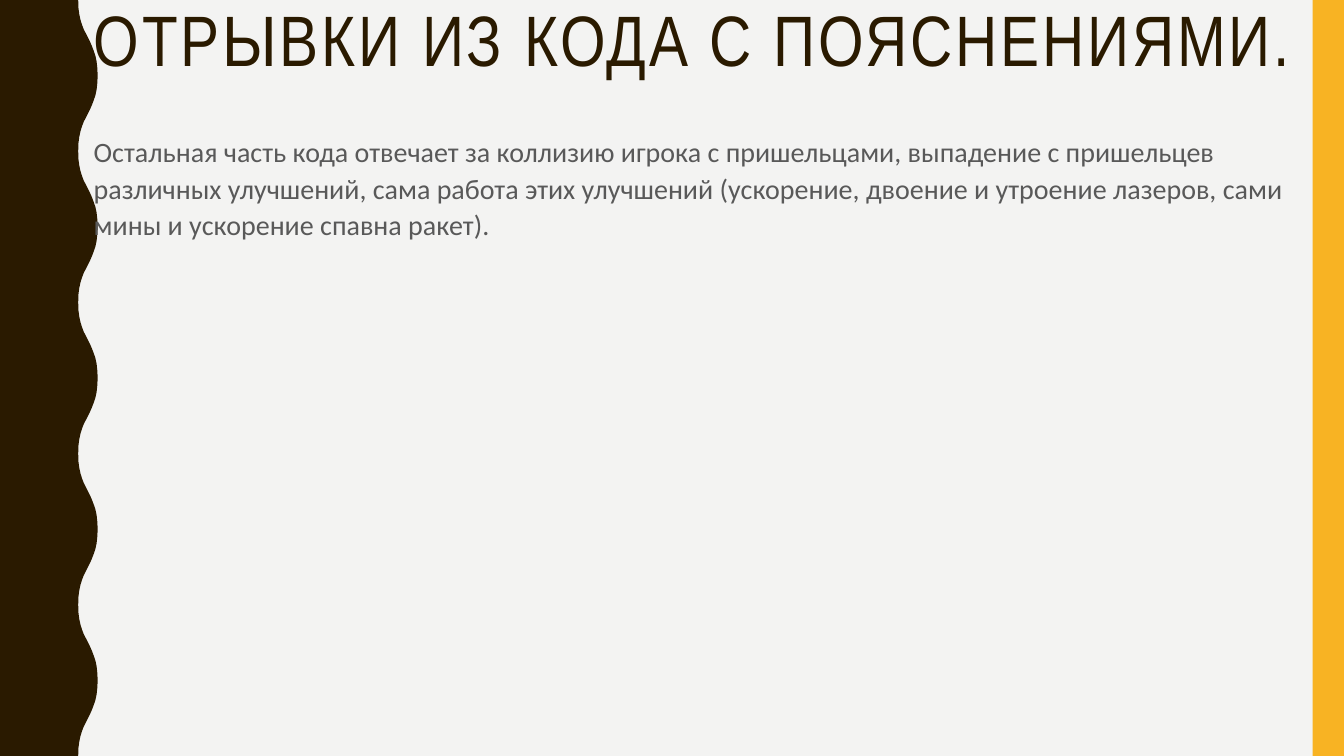
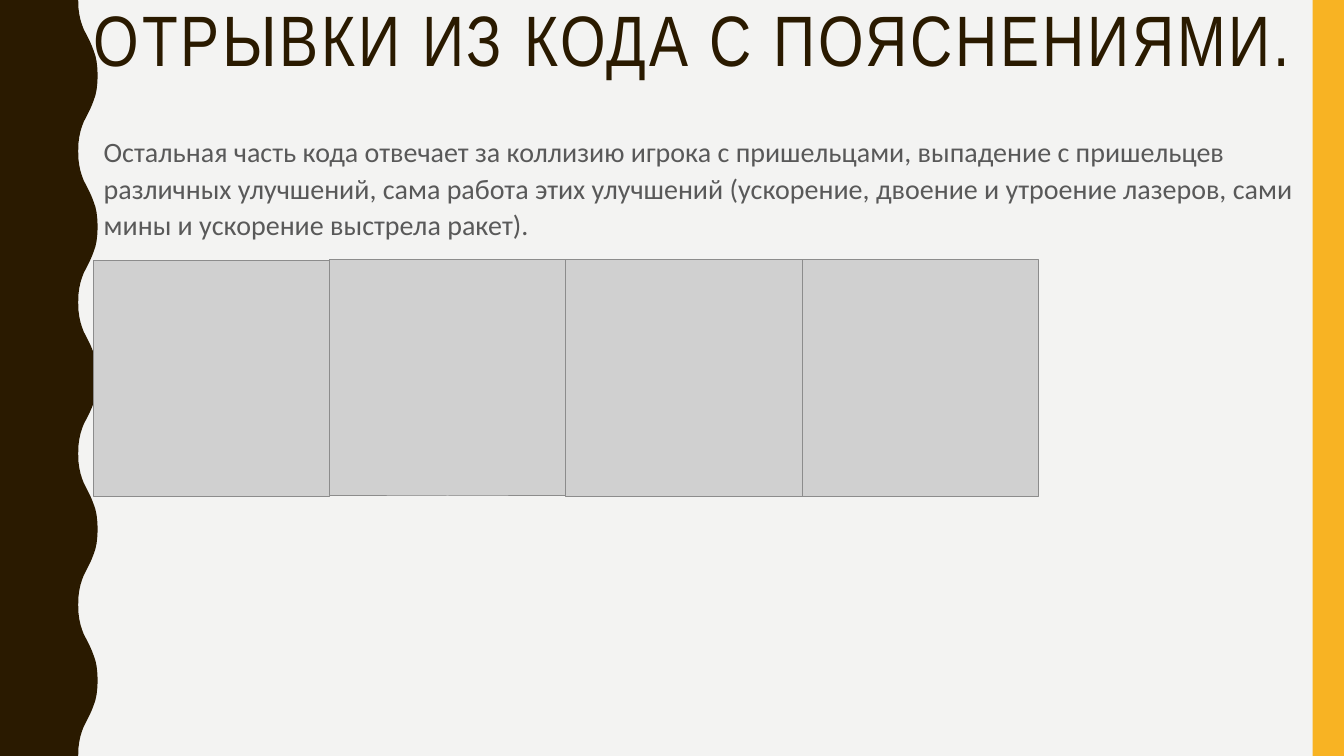
Before and after one commit to ltrc125/Yandex-Lyceum-Project, a slide deck: slide 8 of Проект Яндекс Лицей.pptx. Drawn at 1344x756 pixels with LibreOffice and Linux fonts; fonts in the diff are those of the drawing; grey boxes stand for pictures. Boxes give left, top, right and bottom in pixels: in the first picture for what was removed or moved away, otherwise in the second. Text is boxed around its words. In the diff, an @@ line names an element or a change of style, - is before the commit and + after.

```diff
--- a/Проект Яндекс Лицей.pptx
+++ b/Проект Яндекс Лицей.pptx
@@ text at (104,144,1292,240): text changed @@
-Остальная часть кода отвечает за коллизию игрока с пришельцами, выпадение с пришельцев различных улучшений, сама работа этих улучшений (ускорение, двоение и утроение лазеров, сами мины и ускорение спавна ракет).
+Остальная часть кода отвечает за коллизию игрока с пришельцами, выпадение с пришельцев различных улучшений, сама работа этих улучшений (ускорение, двоение и утроение лазеров, сами мины и ускорение выстрела ракет).
@@ picture added at (94,260,330,496) @@
@@ picture added at (330,260,566,496) @@
@@ picture added at (566,260,802,496) @@
@@ picture added at (803,260,1038,496) @@
```
Also in this commit, not shown: 3 other slides changed.
